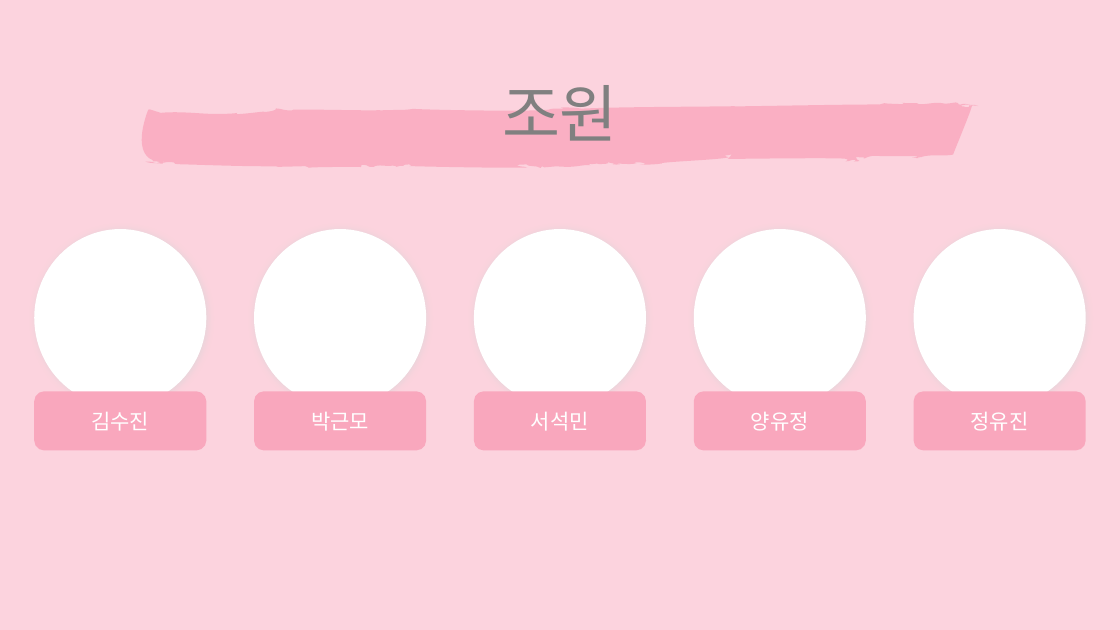
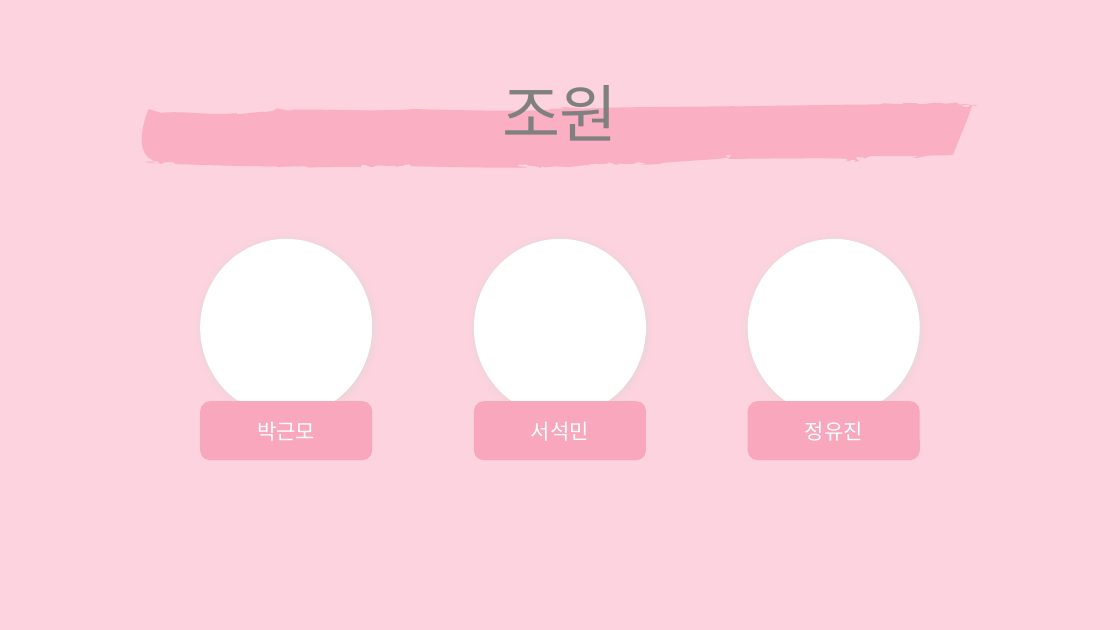
Before and after one commit to seasukmin/DateTeam, a slide deck: slide 9 of 박근모 - 메인/ppt.pptx (slide 13 before the commit). Drawn at 1120x630 pixels with LibreOffice and Linux fonts; fonts in the diff are those of the drawing. Boxes give left, top, right and bottom in pixels: in the first picture for what was removed or moved away, otherwise in the second. Text is boxed around its words. In the diff, an @@ line names an element or a change of style, - is before the commit and + after.

```diff
--- a/박근모 - 메인/ppt.pptx
+++ b/박근모 - 메인/ppt.pptx
@@ ellipse removed at (34, 229, 207, 407) @@
@@ ellipse: place and size @@
-ellipse at (254, 229, 426, 407)
+ellipse at (200, 239, 372, 416)
@@ ellipse: place and size @@
-ellipse at (474, 229, 646, 407)
+ellipse at (474, 239, 646, 416)
@@ ellipse removed at (694, 229, 866, 407) @@
@@ ellipse: place and size @@
-ellipse at (914, 229, 1086, 407)
+ellipse at (748, 239, 920, 416)
@@ rounded rectangle removed at (34, 392, 207, 450) @@
-김수진
@@ rounded rectangle "박근모": place and size @@
-rounded rectangle "박근모" at (254, 392, 426, 450)
+rounded rectangle "박근모" at (200, 402, 372, 460)
@@ rounded rectangle "서석민": place and size @@
-rounded rectangle "서석민" at (474, 392, 646, 450)
+rounded rectangle "서석민" at (474, 402, 646, 460)
@@ rounded rectangle removed at (694, 392, 866, 450) @@
-양유정
@@ rounded rectangle "정유진": place and size @@
-rounded rectangle "정유진" at (914, 392, 1086, 450)
+rounded rectangle "정유진" at (748, 402, 920, 460)
```
Also in this commit, not shown: 7 other slides changed, 4 slides removed, 5 other files.
